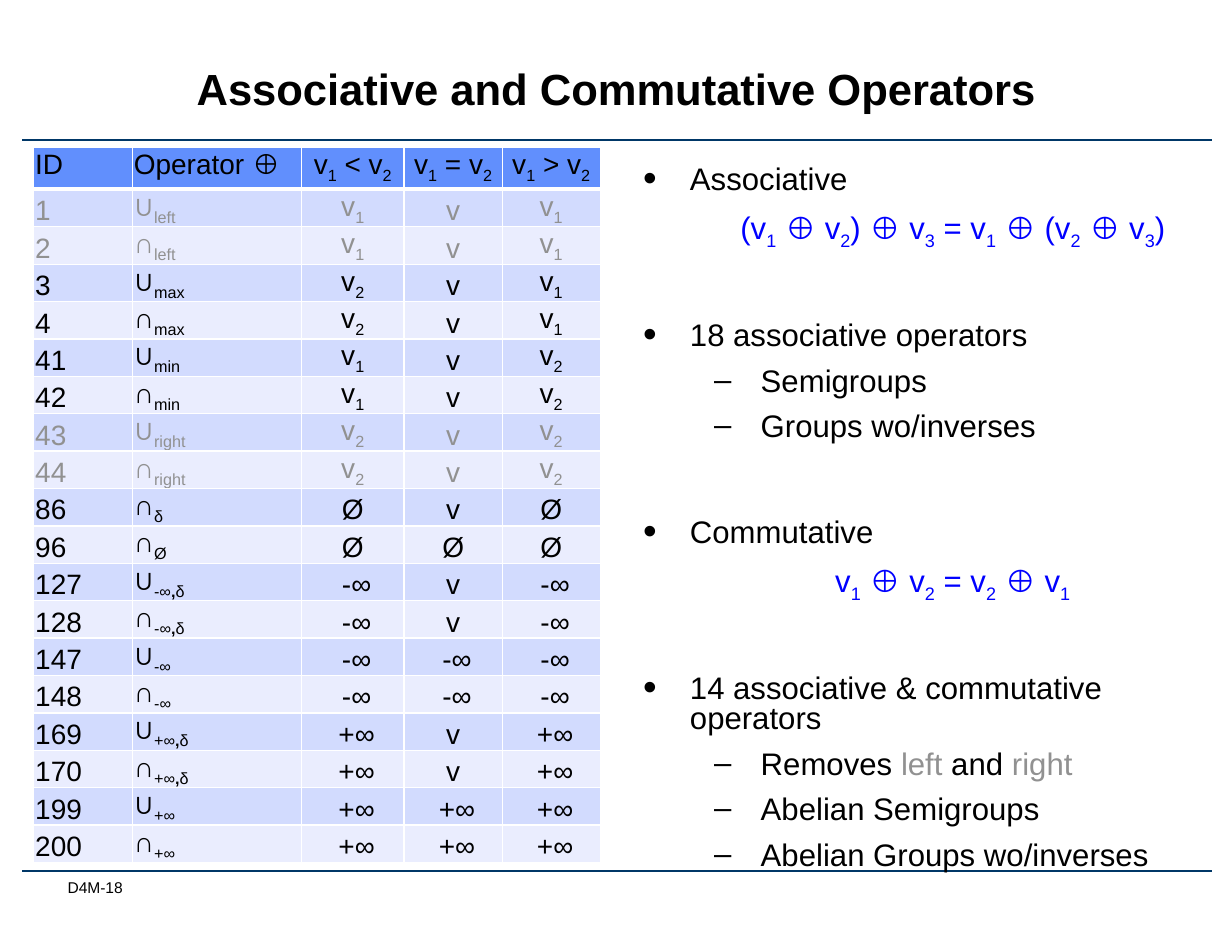
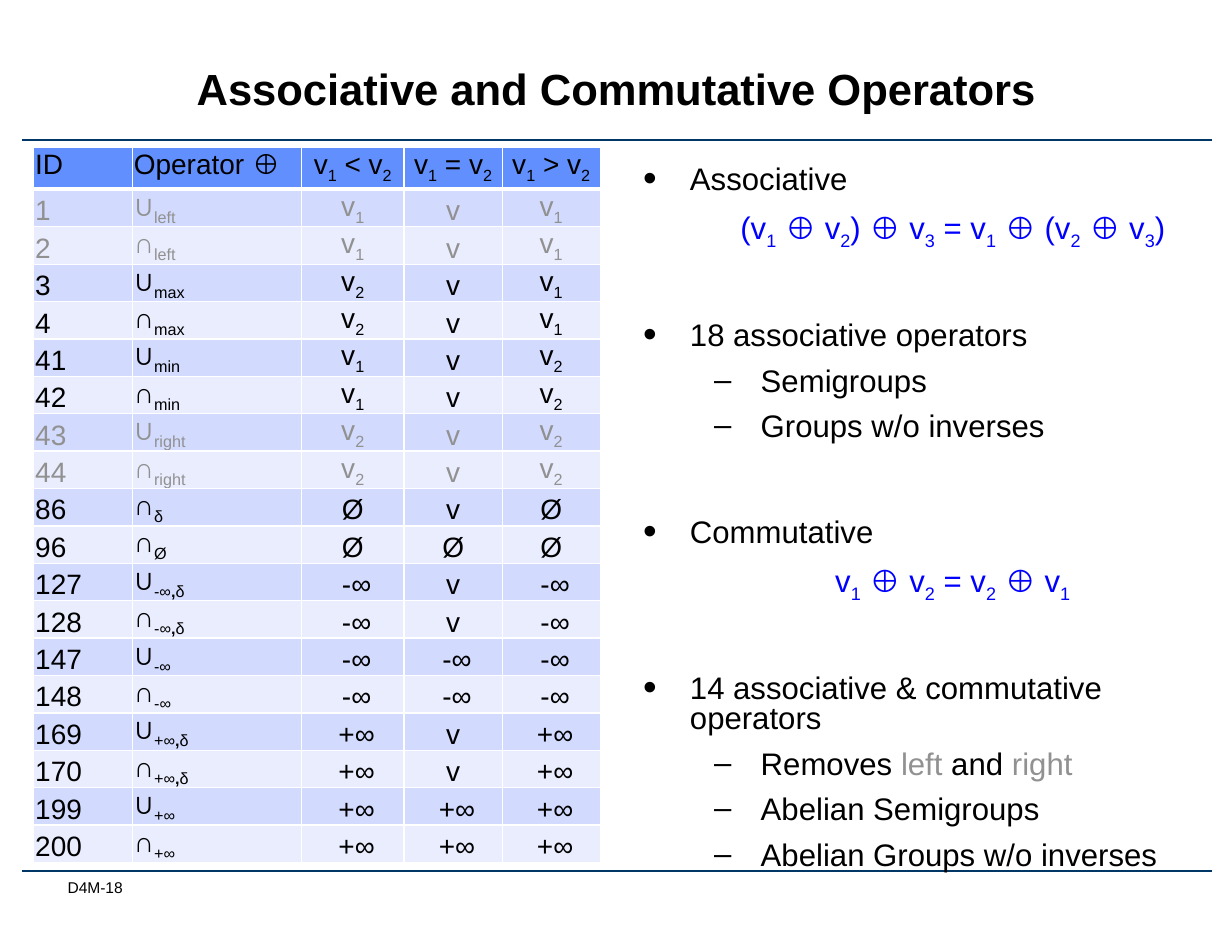
Before and after one commit to Accla/d4m, a slide deck: slide 18 of docs/Lec02-GroupTheory.pptx. Drawn at 1232x952 pixels with LibreOffice and Linux fonts; fonts in the diff are those of the drawing; background and template pictures are left out. Boxes give left, top, right and bottom in pixels: in the first picture for what was removed or moved away, otherwise in the second. Text is boxed around its words. In the diff, an @@ line names an element or a change of style, - is before the commit and + after.

Commit message:
fixed some typos

```diff
--- a/docs/Lec02-GroupTheory.pptx
+++ b/docs/Lec02-GroupTheory.pptx
@@ text at (761, 414, 1045, 443): text changed @@
-  – Groups wo/inverses
+  – Groups w/o inverses
@@ text at (761, 843, 1157, 872): text changed @@
-  – Abelian Groups wo/inverses
+  – Abelian Groups w/o inverses
```
Also in this commit, not shown: 4 other slides changed.
